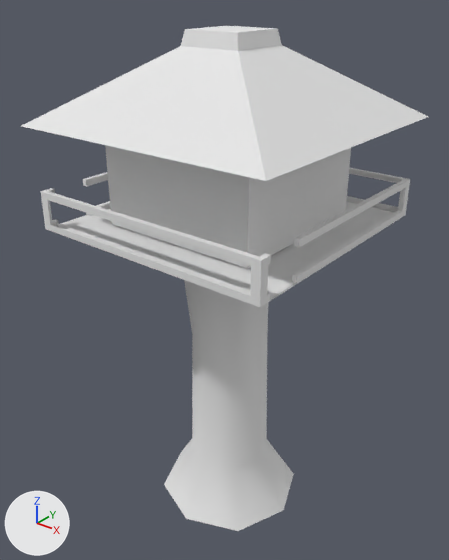
A saved change to the Blender file bin/Assets/meshes/dojo_in_tree.blend.
One viewpoint serves both versions: a 50 mm lens placed at (9.18, -11.73, 14.16), pointed at (-0.26, 0.07, 6.84). Lighting does not change. The marker at lower left points along +X, +Y and +Z.
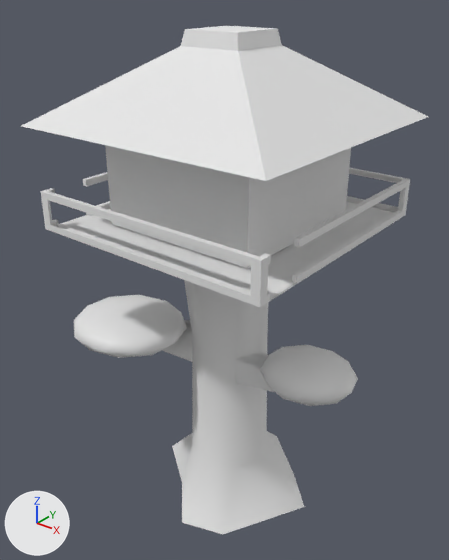
Where the change shows, as pixel boxes (x1, y1, x2, y2) in the pictures (449 x 560 px):
'Cube.001', reshaped
    before: (164, 280, 294, 531)
    after: (162, 280, 304, 534)
'Icosphere', added
    after: (74, 295, 187, 358)
'Icosphere.001', added
    after: (260, 345, 358, 406)
part 1 of me_cube_001, built on
    before: (164, 348, 294, 531)
    after: (162, 320, 304, 534)

Edits to the bpy script that builds the scene:
```text
Change me_cube_001:
    used by ob_cube_001; location = (0.0, 0.0, 4.0); scale = (1.0, 1.0, 4.0)
    remove me_cube_001.from_pydata(...)  # 51 vertices, 78 faces; spans x -2.99..2.99, y -2.99..2.64, z -1.0..1.14
    add me_cube_001.from_pydata(...)  # 63 vertices, 88 faces; spans x -2.99..3.0, y -2.99..2.64, z -1.0..1.14
    me_cube_001 part 1
    8 vertices move from x -2.03..2.03, y -2.03..2.03, z -1.0..0.33 to x -2.45..2.45, y -2.22..2.62, z -1.0..0.29
    12 vertices are added at x -2.69..3.0, y -1.3..0.01, z 0.1..0.3
    10 new faces join them
Add me_icosphere:
    me_icosphere.from_pydata(...)  # an icosphere of 80 faces spanning x -0.533..0.533, y -0.56..0.56, z -0.56..0.56
    me_icosphere.polygons.foreach_set('use_smooth', [True] * 80)
Add ob_icosphere:
    ob_icosphere = bpy.data.objects.new('Icosphere', me_icosphere)
    ob_icosphere.location = (-2.53, -1.4, 5.32)
    ob_icosphere.rotation_euler = (0.0, 0.0, 0.242)  # degrees (0, 0, 14)
    ob_icosphere.scale = (2.99, 2.73, 0.937)
Add ob_icosphere_001:
    ob_icosphere_001 = bpy.data.objects.new('Icosphere.001', me_icosphere.copy())
    ob_icosphere_001.location = (2.67, -0.22, 5.22)
    ob_icosphere_001.rotation_euler = (0.0, 0.0, 0.242)  # degrees (0, 0, 14)
    ob_icosphere_001.scale = (2.22, 1.89, 1.0)
```
